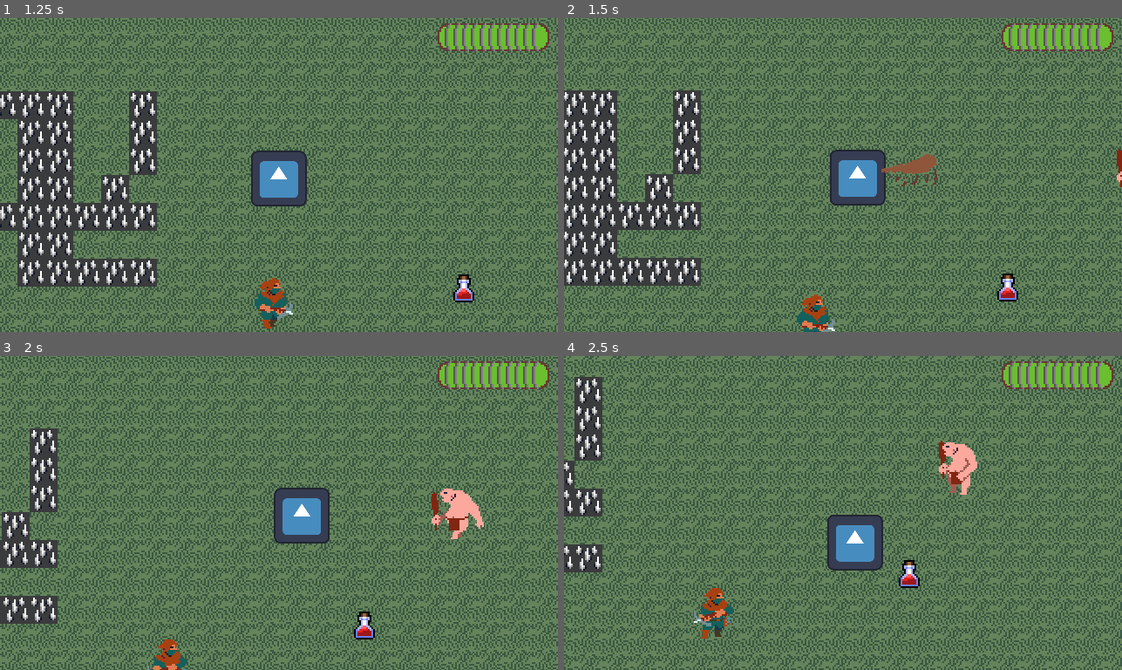
Above: before the commit, frames 1-4 (two rows, left to right).
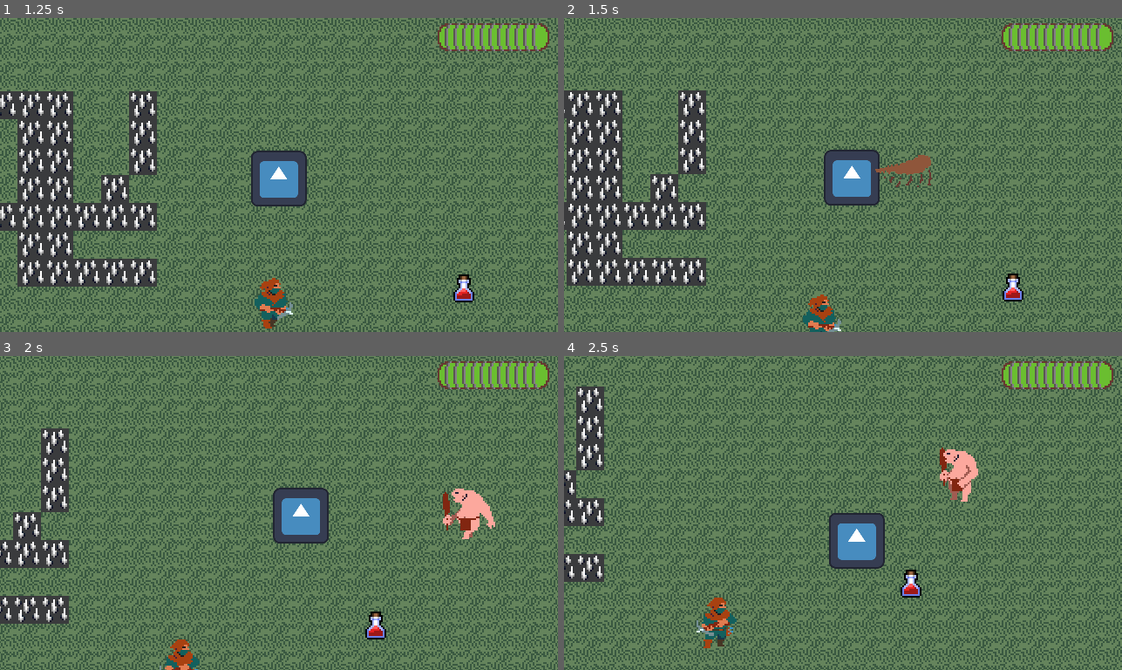
Above: after the commit, the same moments.

Repository: KxUgh/48h-game-jam-game
Game: Godot game, scene res://scenes/main_menu.tscn
Two runs of this game, one before a commit and one after it. Both use one fixed random seed, a clock stepped at 60 frames per second and the inputs below. The engine's default icon, where the game draws it, is replaced by a stand-in: a white triangle on a blue panel in a dark square.
Inputs (mouse positions are in pixels of both pictures, inside the frame that each line leads up to):
- Up to frame 1 (1.25 s): click "Game the Game" at 0.5 s
- Up to frame 2 (1.5 s): move the mouse to (965, 159) at 1.27 s; hold D (right) from 1.28 s (still down); click (965, 159) at 1.35 s
- Up to frame 3 (2 s): keep holding D (right)
- Up to frame 4 (2.5 s): move the mouse to (731, 528) at 2.02 s; release D (right) at 2.03 s; hold S (down) from 2.03 s (still down); click (731, 528) at 2.1 s

Frame 1 is identical in both runs. In frame 2, 46% of the frame differs, in the area x 0-100%, y 0-100%; in frame 3, 44%; in frame 4, 49%.

Commit message:
add spawner

Diff:
--- a/scenes/main.tscn
+++ b/scenes/main.tscn
@@ -1984,7 +1984,7 @@
 sources/0 = SubResource("TileSetAtlasSource_4ggdw")
 sources/2 = SubResource("TileSetScenesCollectionSource_xmdss")
 
-[node name="Node2D" type="Node2D"]
+[node name="RootNode" type="Node2D"]
 
 [node name="TileMaps" type="Node2D" parent="." node_paths=PackedStringArray("level_layers")]
 script = ExtResource("1_4y28u")
--- a/scenes/player.tscn
+++ b/scenes/player.tscn
@@ -16,6 +16,7 @@
 script = ExtResource("1_8x3jl")
 sword = NodePath("Sword")
 speed = 100.0
+acceleration = 12.0
 max_health = 10.0
 damage_delay = 1.0
 
--- /dev/null
+++ b/scenes/spawner.tscn
@@ -0,0 +1,6 @@
+[gd_scene load_steps=2 format=3 uid="uid://bqwlx6l8fu1i4"]
+
+[ext_resource type="Script" path="res://scripts/spawner.gd" id="1_iq6um"]
+
+[node name="Spawner" type="Node2D"]
+script = ExtResource("1_iq6um")
--- a/scripts/player.gd
+++ b/scripts/player.gd
@@ -5,6 +5,7 @@
 
 @export var sword: Weapon
 @export var speed: float
+@export var acceleration: float
 
 func _ready() -> void:
 	pass
@@ -15,7 +16,7 @@
 	var y_direction: float = Input.get_axis("up","down")
 	var direction: Vector2 = Vector2(x_direction,y_direction).normalized()
 
-	velocity = speed * direction
+	velocity = lerp(velocity,speed * direction,acceleration * delta)
 
 	if Input.is_action_just_pressed("attack"):
 		sword.attack(position,get_global_mouse_position())
--- /dev/null
+++ b/scripts/spawner.gd
@@ -0,0 +1,10 @@
+extends Node2D
+
+@export var scene_to_spawn: PackedScene
+
+@onready var root: Node2D = get_node("/root/RootNode")
+
+func spawn() -> void:
+	var scene_instance: Node2D = scene_to_spawn.instantiate()
+	scene_instance.position = position
+	root.add_child(scene_instance)
Not shown: 1 places in scenes/main.tscn that only renumber resources
